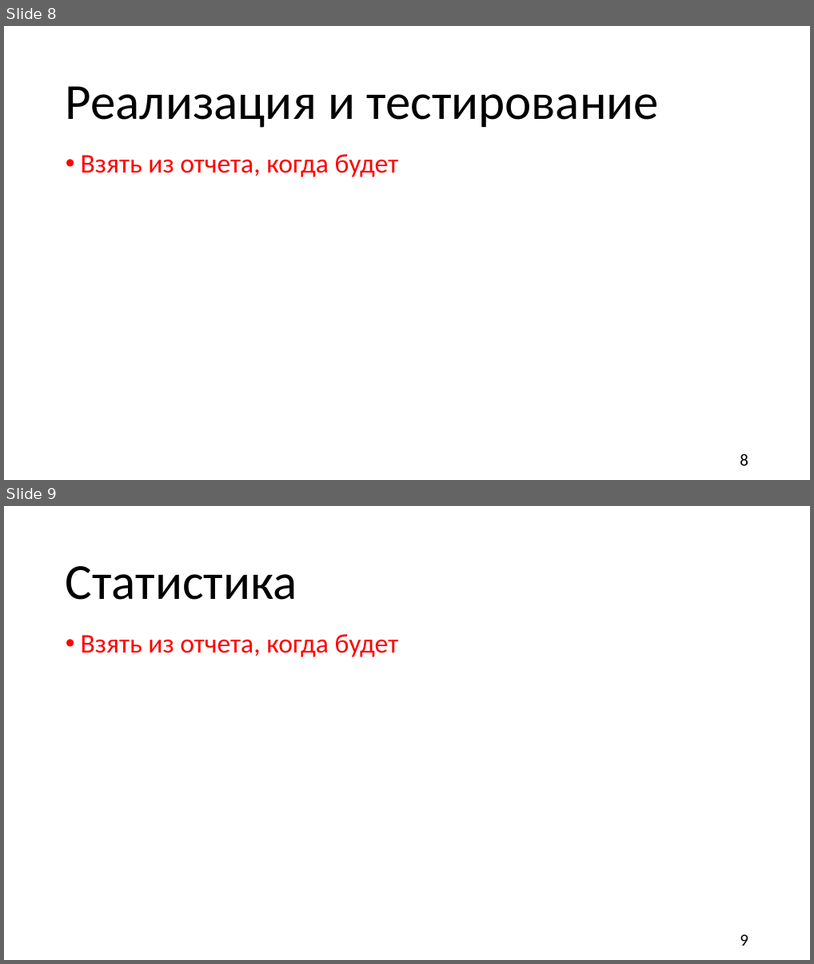
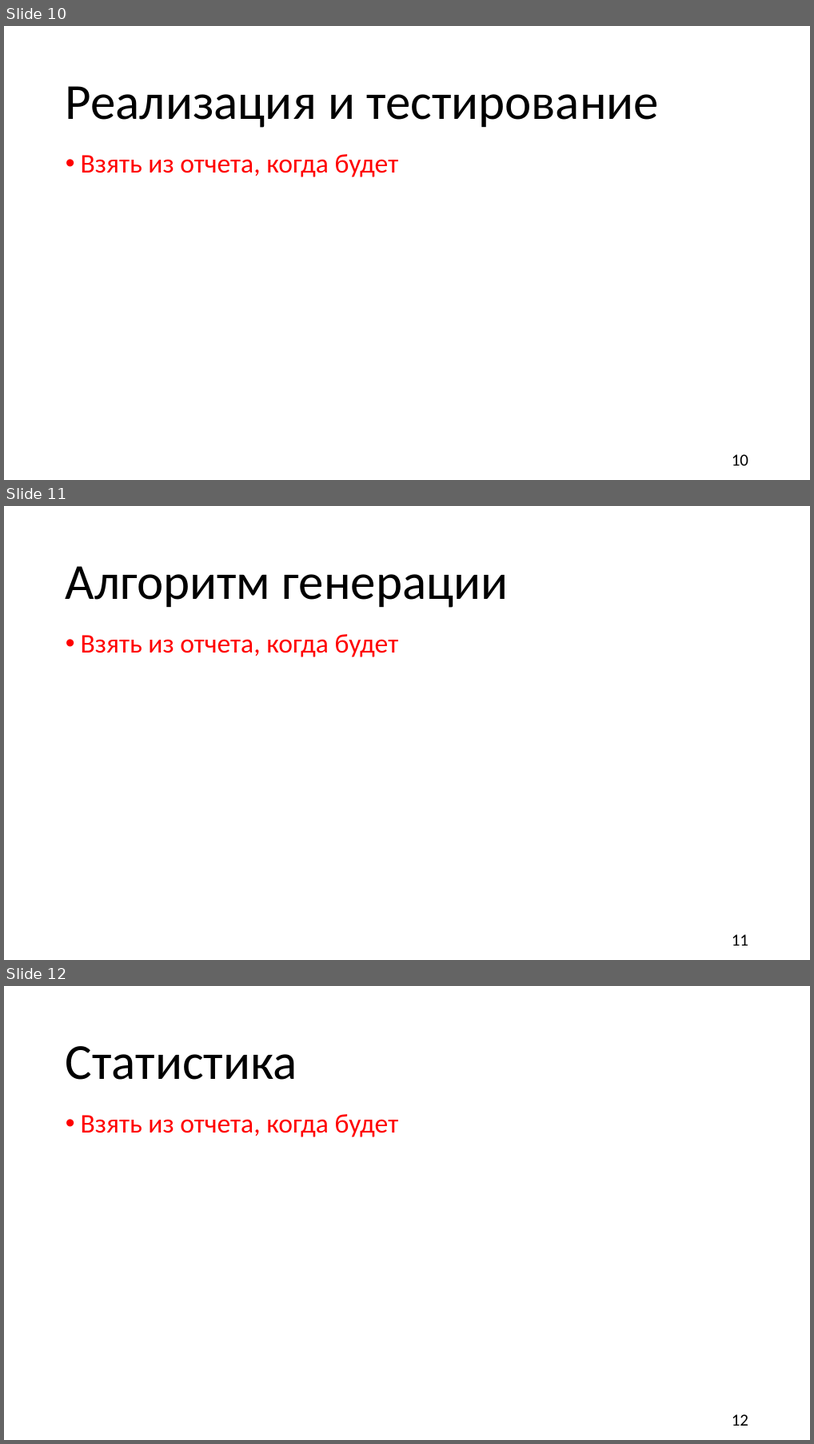
Before and after one commit to TiltInteractive/The-game-Resperation-, a slide deck: Б9121-09.03.03пикд_команда_4_презентация.pptx. Shown one above the other, each under a label of ours: slides 8 and 9 before the commit, slides 10, 11 and 12 after it. The pictures are 814x964 and 814x1444 pixels, drawn with LibreOffice and Linux fonts; fonts in the diff are those of the drawing; background and template pictures are left out. Boxes give left, top, right and bottom in pixels: in the first picture for what was removed or moved away, otherwise in the second. Text is boxed around its words. In the diff, an @@ line names an element or a change of style, - is before the commit and + after.

```diff
--- a/Б9121-09.03.03пикд_команда_4_презентация.pptx
+++ b/Б9121-09.03.03пикд_команда_4_презентация.pptx
@@ slide 11 added at (4,506,810,960), background picture (left out) @@
@@ title added at (66,566,509,608), 60 pt, text #000000 @@
+Алгоритм генерации
@@ text added at (81,634,399,657), 32 pt, text #FF0000 @@
+• Взять из отчета, когда будет
@@ page number added at (732,934,749,945), 20 pt, text #000000 @@
+11
@@ what was slide 8 is now slide 10 @@
@@ page number at (732,454,749,465): text changed @@
-8
+10
@@ what was slide 9 is now slide 12 @@
@@ page number at (732,1414,749,1425): text changed @@
-9
+12
```
Also in this commit, not shown: 4 slides changed, 3 other slides added, 1 slide removed, 2 other files.
